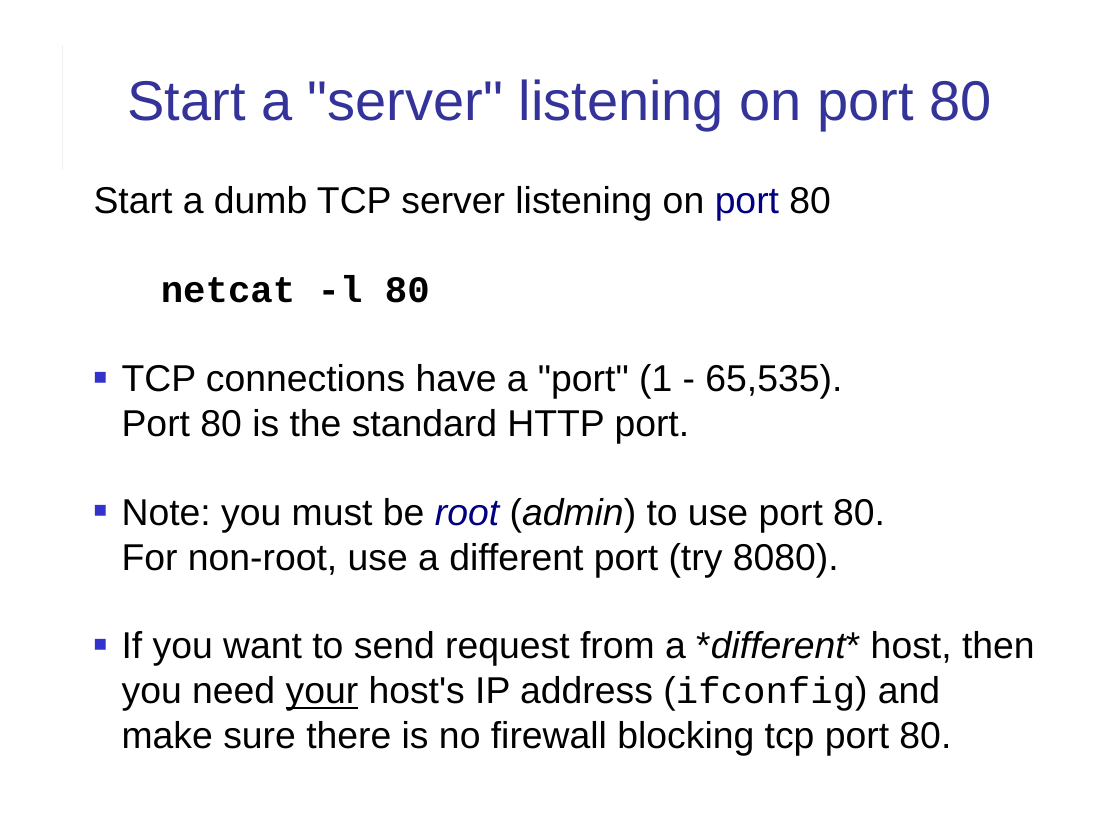
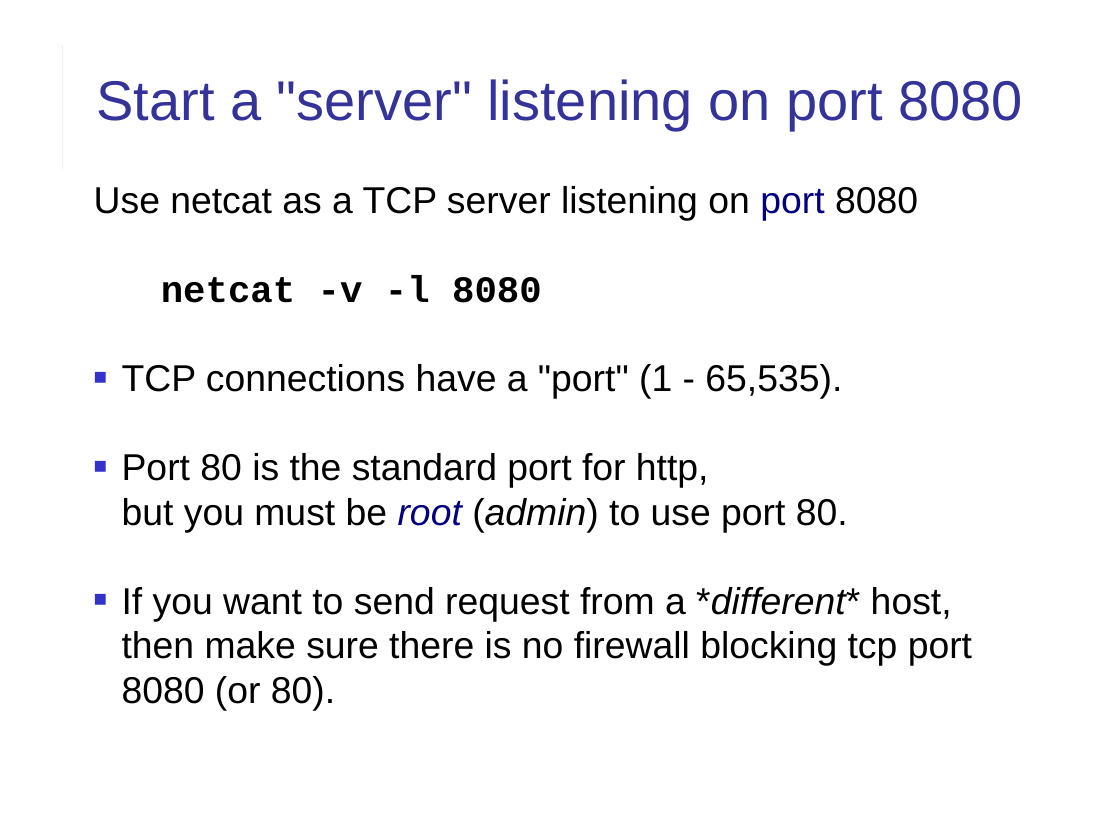
Before and after one commit to cpske/ISP, a slide deck: slide 4 of web/HTTP-in-Action.ppt (slide 3 before the commit). Drawn at 1120x840 pixels with LibreOffice and Linux fonts; fonts in the diff are those of the drawing. Boxes give left, top, right and bottom in pixels: in the first picture for what was removed or moved away, otherwise in the second. Text is boxed around its words. In the diff, an @@ line names an element or a change of style, - is before the commit and + after.

Commit message:
update slides on HTTP.  Added links in index.

```diff
--- a/web/HTTP-in-Action.ppt
+++ b/web/HTTP-in-Action.ppt
@@ title at box(97, 79, 1023, 130): text changed @@
-Start a "server" listening on port 80
+Start a "server" listening on port 8080
@@ text at box(94, 186, 972, 711): text changed @@
-Start a dumb TCP server listening on port 80
-netcat -l 80
-■ TCP connections have a "port" (1 - 65,535).
-  Port 80 is the standard HTTP port.
-■ Note: you must be root (admin) to use port 80.
-  For non-root, use a different port (try 8080).
-■ If you want to send request from a *different* host, then you need your host's IP address (ifconfig) and make sure there is no firewall blocking tcp port 80.
+Use netcat as a TCP server listening on port 8080
+netcat -v -l 8080
+■ TCP connections have a "port" (1 - 65,535).
+■ Port 80 is the standard port for http,
+  but you must be root (admin) to use port 80.
+■ If you want to send request from a *different* host,
+  then make sure there is no firewall blocking tcp port 8080 (or 80).
```
Also in this commit, not shown: 12 other slides changed, 7 slides added, 2 slides removed, 4 other files.
